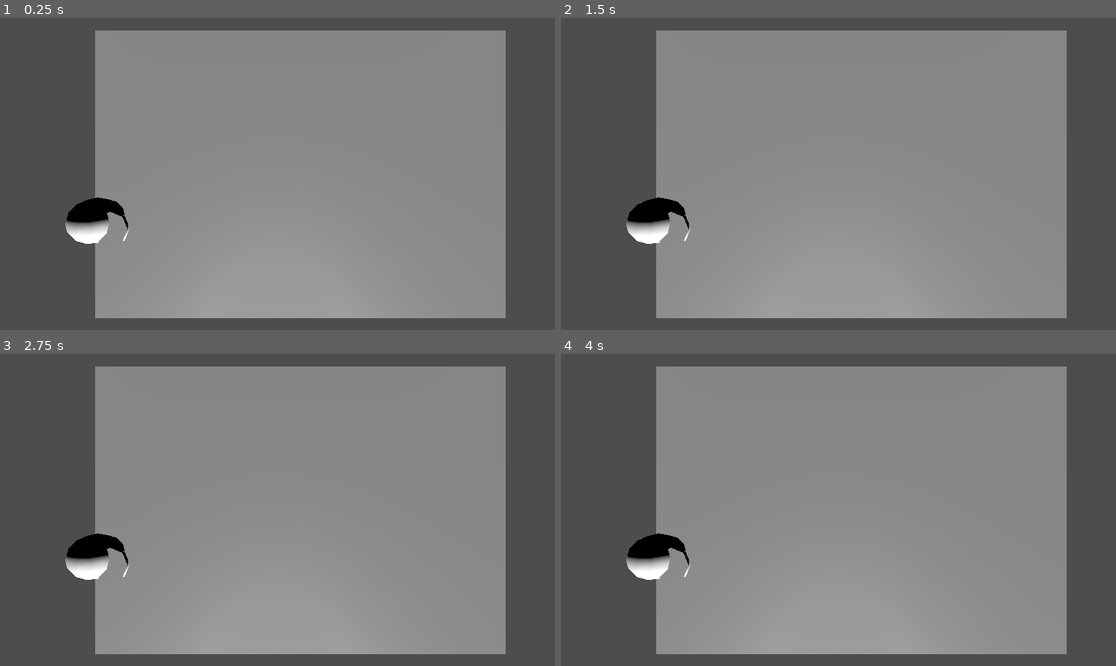
Above: before the commit, frames 1-4 (two rows, left to right).
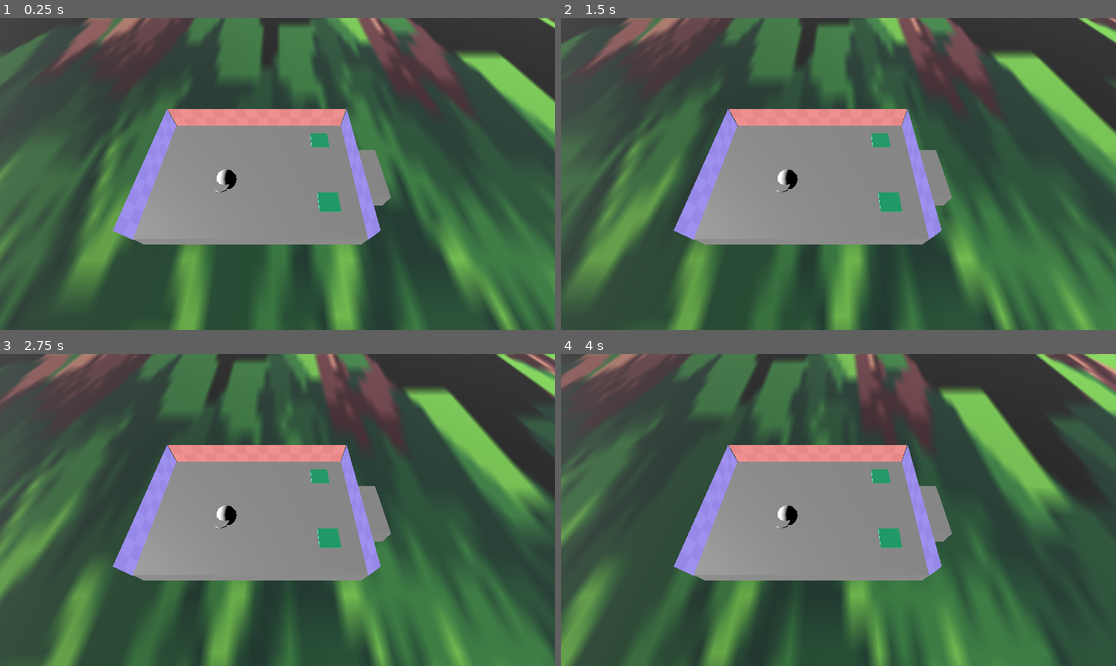
Above: after the commit, the same moments.

Repository: panpan974/vgj-25
Game: Godot game, scene res://scenes/testing_player_controller/testing_player_controller.tscn
The game is run twice, just before and just after one commit, with the same random seed, the same clock (stepped at 60 frames per second) and the same inputs.
Inputs:
- Up to frame 1 (0.25 s): no input
- Up to frame 2 (1.5 s): no input
- Up to frame 3 (2.75 s): no input
- Up to frame 4 (4 s): no input

The runs differ from the first frame. In frame 1, 75% of the frame differs, in the area x 0-100%, y 0-100%; in frame 2, 75%; in frame 3, 76%; in frame 4, 77%.

Commit message:
car moving and character move on car

Diff:
--- /dev/null
+++ b/scenes/Button_direction/button_direction.gd
@@ -0,0 +1 @@
+extends Node
--- /dev/null
+++ b/scenes/Button_direction/button_direction.tscn
@@ -0,0 +1,20 @@
+[gd_scene load_steps=4 format=3 uid="uid://dxkx67y5wad5u"]
+
+[ext_resource type="Script" uid="uid://06k4klhnga1u" path="res://scenes/Button_direction/button_direction.gd" id="1_erlsu"]
+
+[sub_resource type="BoxShape3D" id="BoxShape3D_rytg7"]
+
+[sub_resource type="StandardMaterial3D" id="StandardMaterial3D_x7uf8"]
+albedo_color = Color(4.042983e-06, 0.54045224, 0.35608745, 1)
+
+[node name="ButtonDirection" type="Area3D"]
+script = ExtResource("1_erlsu")
+
+[node name="CollisionShape3D" type="CollisionShape3D" parent="."]
+transform = Transform3D(1, 0, 0, 0, 1, 0, 0, 0, 1, 0, 1, 0)
+shape = SubResource("BoxShape3D_rytg7")
+
+[node name="CSGBox3D" type="CSGBox3D" parent="."]
+transform = Transform3D(1, 0, 0, 0, 1, 0, 0, 0, 1, 0, 0.041992188, 0)
+material_override = SubResource("StandardMaterial3D_x7uf8")
+size = Vector3(1, 1.0839844, 1)
--- /dev/null
+++ b/scenes/Managers/game.gd
@@ -0,0 +1,24 @@
+extends Node2D
+
+var players = {}
+@export var playerActor: PackedScene
+
+func _input(event):
+  var deviceId = event.device
+
+  ## Check to see that that event id on an action
+  if not players.get(deviceId) and event.is_action_pressed("start"):
+
+    ## create the player scene instance
+    var player = playerActor.instantiate()
+
+    ## give it a name so it's unique, if you really want
+    player.set_name('player' + str(deviceId))
+
+    ## Give the player instance a device id so it can handle its own events
+    player.deviceId = deviceId
+    ## register the player in the players dict
+    players[deviceId] = player
+
+    ## Add the player to the scene
+    add_child(player)
--- /dev/null
+++ b/scenes/Tree_obstacle/billboard_tree.gd
@@ -0,0 +1,9 @@
+extends Sprite3D
+
+func _process(delta):
+    var camera = get_viewport().get_camera_3d()
+    if camera:
+        look_at(camera.global_transform.origin, Vector3.UP)
+        # Empêche le sprite de tourner sur X et Z (reste vertical)
+        rotation.x = 0
+        rotation.z = 0
--- /dev/null
+++ b/scenes/Tree_obstacle/treeObstacle.tscn
@@ -0,0 +1,18 @@
+[gd_scene load_steps=3 format=3 uid="uid://1iv30qlai01d"]
+
+[ext_resource type="Texture2D" uid="uid://brl1d3pb0lgse" path="res://sprites/48x48 trees.png" id="1_ju333"]
+
+[sub_resource type="BoxShape3D" id="BoxShape3D_ju333"]
+
+[node name="Tree" type="StaticBody3D"]
+
+[node name="CollisionShape3D" type="CollisionShape3D" parent="."]
+shape = SubResource("BoxShape3D_ju333")
+
+[node name="CSGBox3D" type="CSGBox3D" parent="CollisionShape3D"]
+
+[node name="Sprite3D" type="Sprite3D" parent="."]
+transform = Transform3D(12, 0, 0, 0, 10.89333, 5.0334253, 0, -5.0334253, 10.89333, 0, 2.2745662, -0.477355)
+texture = ExtResource("1_ju333")
+region_enabled = true
+region_rect = Rect2(0, 0, 47.952103, 48)
--- /dev/null
+++ b/scenes/car/car.gd
@@ -0,0 +1,23 @@
+extends CharacterBody3D
+
+
+# Mouvement constant sur X (vitesse variable) et rotation avec move_forward/move_backward
+@export var move_speed: float = 2.0 # Vitesse constante sur X
+@export var turn_speed: float = 1.5 # Vitesse de rotation (radians/sec)
+@export var id: int = 1 # Pour l'InputMap
+
+func _physics_process(delta):
+	var forward = "move_forward_%d" % id
+	var backward = "move_backward_%d" % id
+
+	# Mouvement constant dans la direction de la rotation (avant local)
+	var forward_dir = -transform.basis.z.normalized()
+	velocity = forward_dir * move_speed
+
+	# # Rotation avec les inputs
+	# if Input.is_action_pressed(forward):
+	# 	rotation.y -= turn_speed * delta
+	# if Input.is_action_pressed(backward):
+	# 	rotation.y += turn_speed * delta
+
+	move_and_slide()
--- /dev/null
+++ b/scenes/car/car.tscn
@@ -0,0 +1,50 @@
+[gd_scene load_steps=7 format=3 uid="uid://o5yjnavsmw2y"]
+
+[ext_resource type="Script" uid="uid://dluos0mpkxtsg" path="res://scenes/car/car.gd" id="1_yr3gr"]
+[ext_resource type="Texture2D" uid="uid://bf4jtqfwq4wuv" path="res://sprites/fond_car.png" id="2_yhfra"]
+[ext_resource type="Texture2D" uid="uid://f0h12yvpj03t" path="res://sprites/left_car.png" id="3_rytg7"]
+[ext_resource type="PackedScene" uid="uid://dxkx67y5wad5u" path="res://scenes/Button_direction/button_direction.tscn" id="4_x7uf8"]
+
+[sub_resource type="BoxShape3D" id="BoxShape3D_evld0"]
+size = Vector3(9, 1, 7)
+
+[sub_resource type="StandardMaterial3D" id="StandardMaterial3D_yr3gr"]
+albedo_color = Color(3.3375354, 3.7752316, 0, 1)
+
+[node name="Car" type="CharacterBody3D"]
+script = ExtResource("1_yr3gr")
+
+[node name="AnimatableBody3D" type="AnimatableBody3D" parent="."]
+
+[node name="CollisionShape3D" type="CollisionShape3D" parent="AnimatableBody3D"]
+transform = Transform3D(-4.371139e-08, 0, 1, 0, 1, 0, -1, 0, -4.371139e-08, -0.75, 0, -0.75)
+shape = SubResource("BoxShape3D_evld0")
+debug_color = Color(0.60562444, 0.92013264, 1.2283505, 1)
+
+[node name="CSGBox3D" type="CSGBox3D" parent="."]
+transform = Transform3D(-4.371139e-08, 0, 1, 0, 1, 0, -1, 0, -4.371139e-08, -0.75, 0, -1.3170471)
+size = Vector3(10.43988, 1, 7)
+
+[node name="CSGBox3D" type="CSGBox3D" parent="CSGBox3D"]
+transform = Transform3D(1, 0, 0, 0, 1, 0, 0, 0, 1, 5.969346, 0, -0.015076637)
+material_override = SubResource("StandardMaterial3D_yr3gr")
+size = Vector3(1.658081, 1, 3)
+
+[node name="fond_car" type="Sprite3D" parent="."]
+transform = Transform3D(-4.371139e-08, 0, 0.99999994, 0, 0.99999994, 0, -1, 0, -4.3711385e-08, -4.2462063, 1.1596814, -1.3308082)
+texture = ExtResource("2_yhfra")
+
+[node name="left_car" type="Sprite3D" parent="."]
+transform = Transform3D(1, 0, 0, 0, 0.99999994, 0, 0, 0, 0.99999994, -0.71579516, 1.1654965, 3.8174245)
+no_depth_test = true
+texture = ExtResource("3_rytg7")
+
+[node name="right_car" type="Sprite3D" parent="."]
+transform = Transform3D(1, 0, 0, 0, 0.99999994, 0, 0, 0, 0.99999994, -0.7171684, 1.1654965, -6.477337)
+texture = ExtResource("3_rytg7")
+
+[node name="ButtonDirection_RotTop" parent="." instance=ExtResource("4_x7uf8")]
+transform = Transform3D(1, 0, 0, 0, 1, 0, 0, 0, 1, 1, 0, -5)
+
+[node name="ButtonDirection2_RotBottom" parent="." instance=ExtResource("4_x7uf8")]
+transform = Transform3D(1, 0, 0, 0, 1, 0, 0, 0, 1, -3, 0, -5)
--- a/scenes/player/playerActor.gd
+++ b/scenes/player/playerActor.gd
@@ -14,13 +14,13 @@
 
 	# Récupérer la direction de déplacement
 	var input_vector = Vector3.ZERO
+	if Input.is_action_pressed(right):
+		input_vector.z -= 1
+	if Input.is_action_pressed(left):
+		input_vector.z += 1
 	if Input.is_action_pressed(forward):
-		input_vector.z -= 1
+		input_vector.x -= 1
 	if Input.is_action_pressed(backward):
-		input_vector.z += 1
-	if Input.is_action_pressed(left):
-		input_vector.x -= 1
-	if Input.is_action_pressed(right):
 		input_vector.x += 1
 
 	# Appliquer la direction selon l'orientation du personnage
--- a/scenes/testing_player_controller/scene.tscn
+++ b/scenes/testing_player_controller/scene.tscn
@@ -1,8 +1,25 @@
-[gd_scene load_steps=2 format=3 uid="uid://cdt3ttgum5uqm"]
+[gd_scene load_steps=4 format=3 uid="uid://cdt3ttgum5uqm"]
 
+[ext_resource type="Script" uid="uid://d1r6asuknqghw" path="res://scenes/Managers/game.gd" id="1_q0uyr"]
 [ext_resource type="Script" uid="uid://q34pl7d02d1r" path="res://scripts/gamescene.gd" id="1_vpu20"]
+[ext_resource type="PackedScene" uid="uid://d0k1qanc30wcv" path="res://scenes/player/playerActor.tscn" id="2_w8qml"]
 
-[node name="Game" type="Node2D"]
+[node name="Game" type="Node"]
+script = ExtResource("1_q0uyr")
+playerActor = ExtResource("2_w8qml")
 
-[node name="GameScene" type="Node2D" parent="."]
+[node name="GameScene" type="Node3D" parent="."]
 script = ExtResource("1_vpu20")
+
+[node name="PlayerActor" parent="GameScene" instance=ExtResource("2_w8qml")]
+
+[node name="Camera3D" type="Camera3D" parent="."]
+transform = Transform3D(1, 0, 0, 0, -4.371139e-08, 1, 0, -1, -4.371139e-08, 3.945, 5.449, -1.011)
+
+[node name="DirectionalLight3D" type="DirectionalLight3D" parent="."]
+transform = Transform3D(1, 0, 0, 0, 1, 0, 0, 0, 1, 0, 3.8781016, 0)
+light_energy = 4.453
+light_indirect_energy = 2.151
+light_volumetric_fog_energy = 3.08
+light_angular_distance = 34.32
+light_specular = 1.045
--- a/scenes/testing_player_controller/testing_player_controller.tscn
+++ b/scenes/testing_player_controller/testing_player_controller.tscn
@@ -1,28 +1,10 @@
-[gd_scene load_steps=3 format=3 uid="uid://ceoo8r7s12w0s"]
+[gd_scene load_steps=4 format=3 uid="uid://ceoo8r7s12w0s"]
 
+[ext_resource type="PackedScene" uid="uid://dqvfo3fhaekdc" path="res://scenes/world/world.tscn" id="1_eilo5"]
 [ext_resource type="PackedScene" uid="uid://d0k1qanc30wcv" path="res://scenes/player/playerActor.tscn" id="1_qdaic"]
-
-[sub_resource type="BoxShape3D" id="BoxShape3D_evld0"]
-size = Vector3(9, 1, 7)
+[ext_resource type="PackedScene" uid="uid://o5yjnavsmw2y" path="res://scenes/car/car.tscn" id="3_lmu1h"]
 
 [node name="TestingPlayerController" type="Node3D"]
-
-[node name="Area3D" type="Area3D" parent="."]
-
-[node name="CollisionShape3D" type="CollisionShape3D" parent="Area3D"]
-transform = Transform3D(1, 0, 0, 0, 1, 0, 0, 0, 1, 4, 0, -1)
-shape = SubResource("BoxShape3D_evld0")
-debug_color = Color(0.60562444, 0.92013264, 1.2283505, 1)
-
-[node name="CSGBox3D" type="CSGBox3D" parent="Area3D"]
-transform = Transform3D(1, 0, 0, 0, 1, 0, 0, 0, 1, 4.5, 0, -1)
-size = Vector3(10, 1, 7)
-
-[node name="PlayerActor" parent="." instance=ExtResource("1_qdaic")]
-transform = Transform3D(1, 0, 0, 0, 1, 0, 0, 0, 1, 0, 1, 0)
-
-[node name="Camera3D" type="Camera3D" parent="."]
-transform = Transform3D(1, 0, 0, 0, -4.371139e-08, 1, 0, -1, -4.371139e-08, 3.945, 5.449, -1.011)
 
 [node name="DirectionalLight3D" type="DirectionalLight3D" parent="."]
 transform = Transform3D(1, 0, 0, 0, 1, 0, 0, 0, 1, 0, 3.8781016, 0)
@@ -31,3 +13,14 @@
 light_volumetric_fog_energy = 3.08
 light_angular_distance = 34.32
 light_specular = 1.045
+
+[node name="world" parent="." instance=ExtResource("1_eilo5")]
+transform = Transform3D(1, 0, 0, 0, 1, 0, 0, 0, 1, 4.5, -1, -1)
+
+[node name="Car" parent="." instance=ExtResource("3_lmu1h")]
+
+[node name="Camera3D" type="Camera3D" parent="Car"]
+transform = Transform3D(-4.371139e-08, -0.8377187, 0.5461019, 0, 0.5461019, 0.8377187, -1, 3.661785e-08, -2.3870873e-08, 5.245, 9.529, -2.511)
+
+[node name="PlayerActor" parent="Car" instance=ExtResource("1_qdaic")]
+transform = Transform3D(1, 0, 0, 0, 1, 0, 0, 0, 1, 0, 1, 0)
--- /dev/null
+++ b/scenes/world/world.gd
@@ -0,0 +1 @@
+extends Node3D
--- /dev/null
+++ b/scenes/world/world.tscn
@@ -0,0 +1,18 @@
+[gd_scene load_steps=4 format=3 uid="uid://dqvfo3fhaekdc"]
+
+[ext_resource type="Texture2D" uid="uid://brl1d3pb0lgse" path="res://sprites/48x48 trees.png" id="1_sl2e5"]
+[ext_resource type="PackedScene" uid="uid://1iv30qlai01d" path="res://scenes/Tree_obstacle/treeObstacle.tscn" id="2_1fp7r"]
+
+[sub_resource type="StandardMaterial3D" id="StandardMaterial3D_lmu1h"]
+albedo_texture = ExtResource("1_sl2e5")
+
+[node name="CharacterBody3D" type="CharacterBody3D"]
+
+[node name="world" type="CSGBox3D" parent="."]
+material_override = SubResource("StandardMaterial3D_lmu1h")
+size = Vector3(104.015625, 1, 99.59766)
+
+[node name="TreeObstacle" parent="world" instance=ExtResource("2_1fp7r")]
+process_mode = 4
+transform = Transform3D(1, 0, 0, 0, 1, 0, 0, 0, 1, -4.5, 1, -7)
+visible = false
--- a/scripts/gamescene.gd
+++ b/scripts/gamescene.gd
@@ -8,17 +8,17 @@
   ## Check to see that that event id on an action
   if not players.get(deviceId) and event.is_action_pressed("start"):
 
-    ## create the player scene instance
-    var playerScene = preload("res://scenes/player.tscn")
-    var player = playerScene.instantiate()
+	## create the player scene instance
+	var playerScene = preload("res://scenes/player.tscn")
+	var player = playerScene.instantiate()
 
-    ## give it a name so it's unique, if you really want
-    player.set_name('player' + str(deviceId))
+	## give it a name so it's unique, if you really want
+	player.set_name('player' + str(deviceId))
 
-    ## Give the player instance a device id so it can handle its own events
-    player.deviceId = deviceId
-    ## register the player in the players dict
-    players[deviceId] = player
+	## Give the player instance a device id so it can handle its own events
+	player.deviceId = deviceId
+	## register the player in the players dict
+	players[deviceId] = player
 
-    ## Add the player to the scene
-    add_child(player)
+	## Add the player to the scene
+	add_child(player)
Not shown, added: scenes/Button_direction/button_direction.gd.uid
Not shown, added: scenes/Managers/game.gd.uid
Not shown, added: scenes/Tree_obstacle/billboard_tree.gd.uid
Not shown, added: scenes/car/car.gd.uid
Not shown, added: scenes/world/world.gd.uid
Binary file added: sprites/48x48 trees.png
Not shown, added: sprites/48x48 trees.png.import
Binary file added: sprites/car_ground.png
Not shown, added: sprites/car_ground.png.import
Binary file added: sprites/fond_car.png
Not shown, added: sprites/fond_car.png.import
Binary file added: sprites/left_car.png
(and 1 more such lines)
